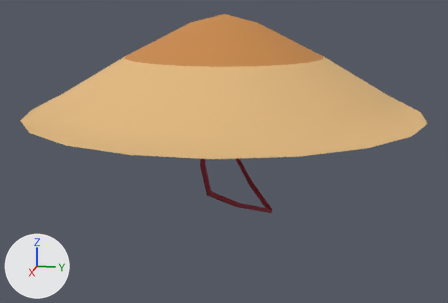
A saved change to the glTF model apps/client/public/assets/cap_kasa.glb.
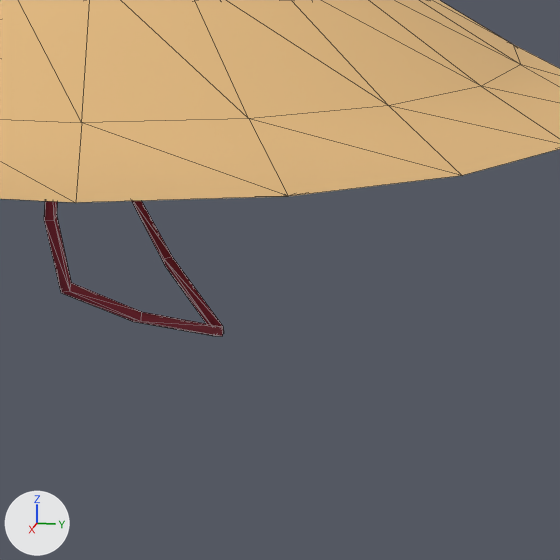
Each version is shown whole from a camera (50 mm lens) standing at (1.116, 0.223, 1.771) and looking at (0.001, 0.0, 1.492), then close up on the part from 41% to 91% of the width and 26% to 100% of the height. Every picture has the same lights, and +X, +Y and +Z are marked at lower left. The first two pictures are the older version. The close-ups show mesh edges as thin lines. Vertices at exactly the same position are counted once.

Names of what the first close-up shows: 'cap_kasa'.
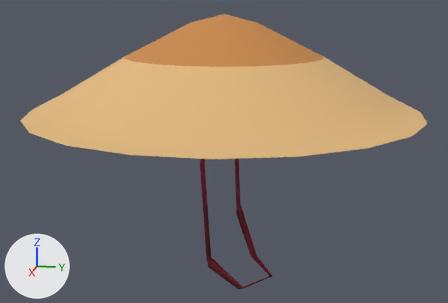
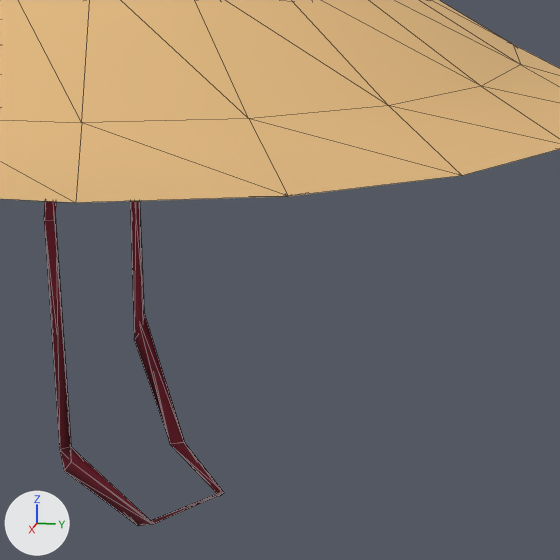
The newer file is also rescaled (x1.22), turned or shifted as a whole; pictures and numbers use the older file's frame.

Location of each change, [x1, y1, x2, y2] in pixels of the close-ups (560 x 560 px; the box of a moved part takes in the faces that stretch with it):
'cap_kasa', reshaped: before [0, 0, 560, 336]; after [0, 0, 560, 526]
part 1 of me_cap_kasa, moved or reshaped: before [44, 201, 224, 336]; after [44, 201, 224, 526]

Patch to the scene script:
```diff
--- a/apps/client/public/assets/cap_kasa.glb.py
+++ b/apps/client/public/assets/cap_kasa.glb.py
@@ me_cap_kasa @@
 # used by ob_cap_kasa; location = (0.0, 0.0, 0.0)
-me_cap_kasa.from_pydata(...)  # 125 vertices, 258 faces; spans x -0.356..0.356, y -0.356..0.356, z 1.376..1.745
+me_cap_kasa.from_pydata(...)  # 122 vertices, 256 faces; spans x -0.356..0.356, y -0.356..0.356, z 1.245..1.745
+# me_cap_kasa part 1
+# 4 vertices are removed from x -0.003..0.003, y 0.087..0.093, z 1.376..1.384
+# 24 faces are deleted
+# 25 vertices move from x -0.148..0.148, y -0.009..0.093, z 1.376..1.506 to x -0.152..0.152, y -0.009..0.097, z 1.245..1.508
+# 1 vertex is added at (-0.004, 0.093, 1.246)
+# 22 new faces join them
+# other edits to the shape of me_cap_kasa do not show in these pictures
 me_cap_kasa.materials.append(mat_mat_abito)
```
